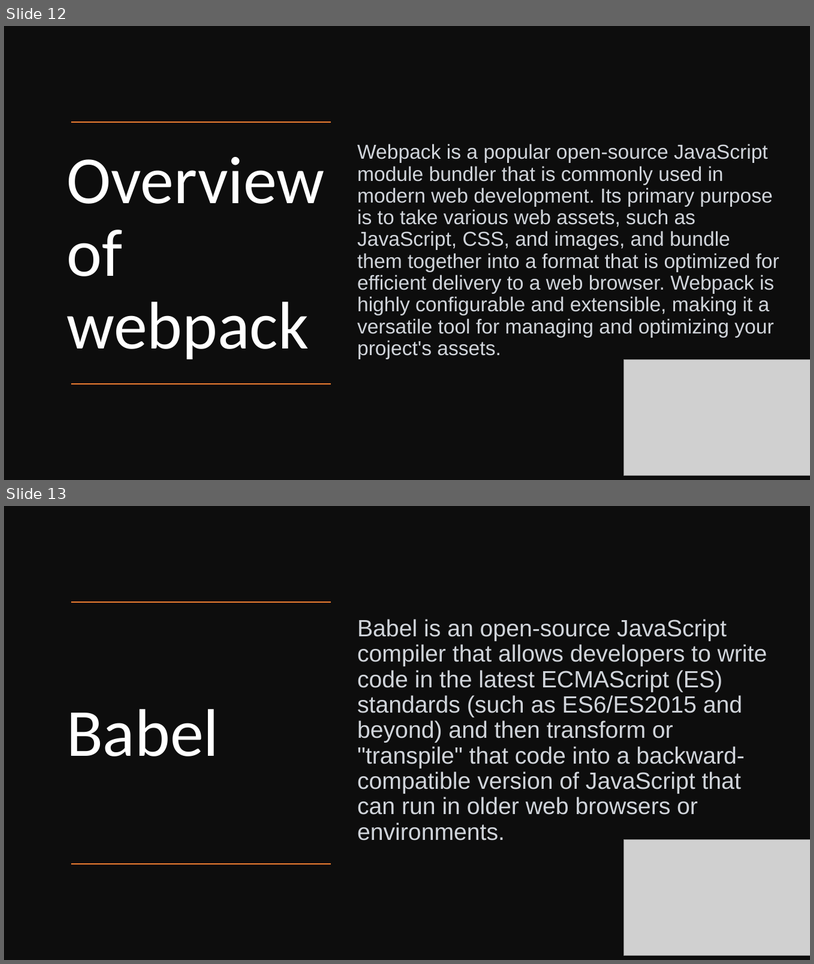
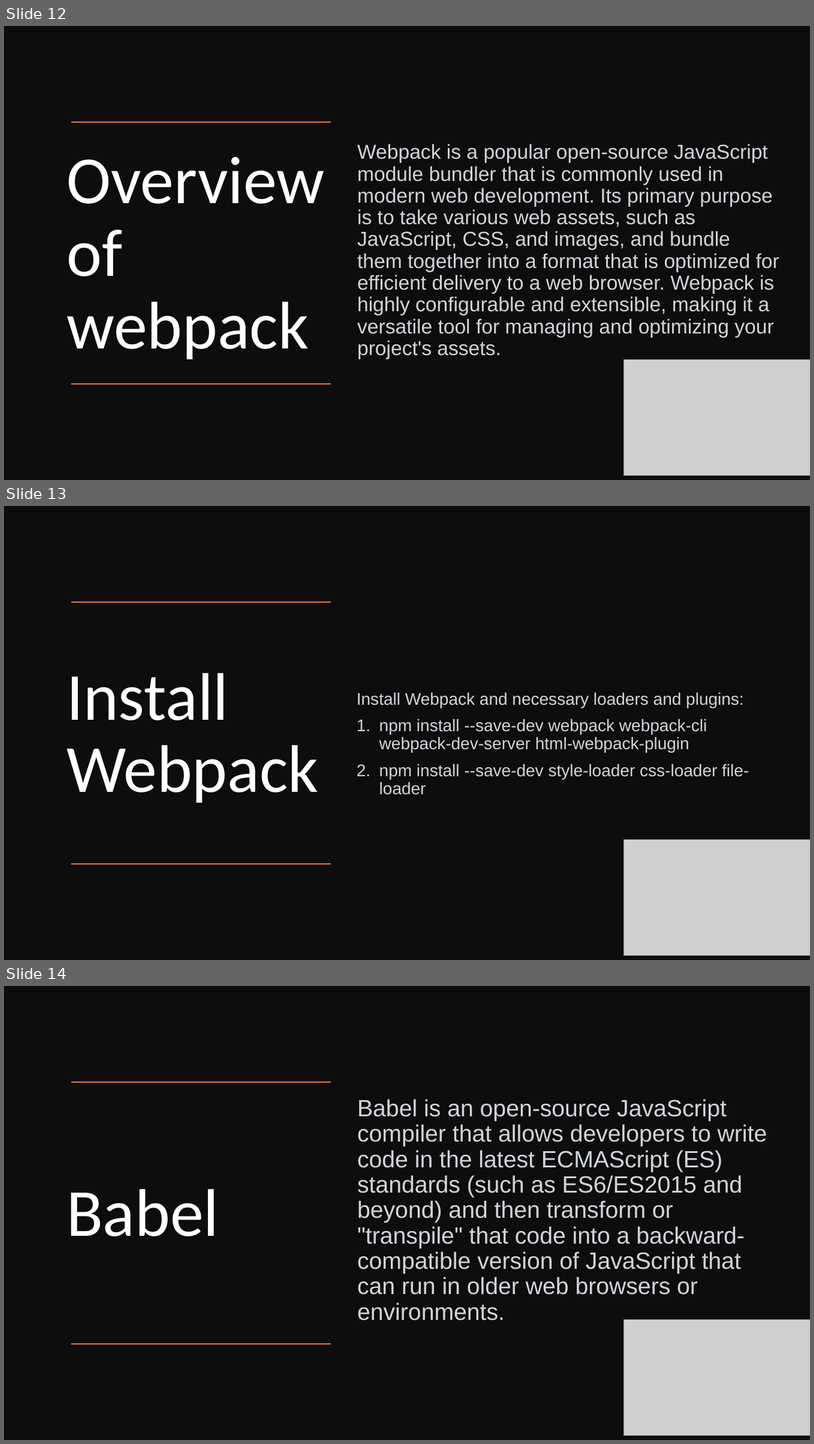
Before and after one commit to SivaPrasannaS/skg, a slide deck: react/study_materials/React.pptx. Shown one above the other, each under a label of ours: slides 12 and 13 before the commit, slides 12, 13 and 14 after it. The pictures are 814x964 and 814x1444 pixels, drawn with LibreOffice and Linux fonts; fonts in the diff are those of the drawing; grey boxes stand for pictures. Boxes give left, top, right and bottom in pixels: in the first picture for what was removed or moved away, otherwise in the second. Text is boxed around its words. In the diff, an @@ line names an element or a change of style, - is before the commit and + after.

```diff
--- a/react/study_materials/React.pptx
+++ b/react/study_materials/React.pptx
@@ slide 13 added at (4, 506, 810, 960), background #FFFFFF @@
@@ rectangle added at (4, 506, 810, 960), fill #0D0D0D @@
@@ line added from (331, 602) to (71, 602), #ED7D31 1 pt @@
@@ title added at (66, 673, 319, 802), 80 pt, text #FFFFFF @@
+Install Webpack
@@ text added at (357, 692, 749, 795), 20 pt, text #D1D5DB @@
+Install Webpack and necessary loaders and plugins:
+1. npm install --save-dev webpack webpack-cli webpack-dev-server html-webpack-plugin
+2. npm install --save-dev style-loader css-loader file-loader
@@ picture added at (624, 840, 810, 955) @@
@@ line added from (331, 864) to (71, 864), #ED7D31 1 pt @@
@@ what was slide 13 is now slide 14 @@
```
Also in this commit, not shown: 1 other slide added.
